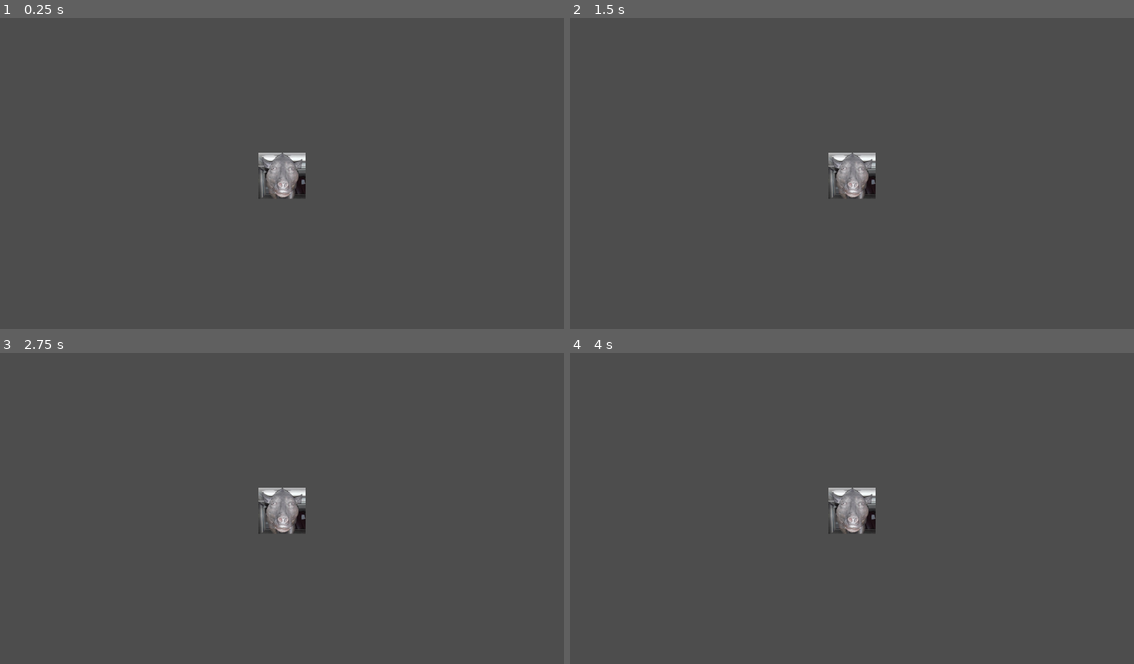
Above: before the commit, frames 1-4 (two rows, left to right).
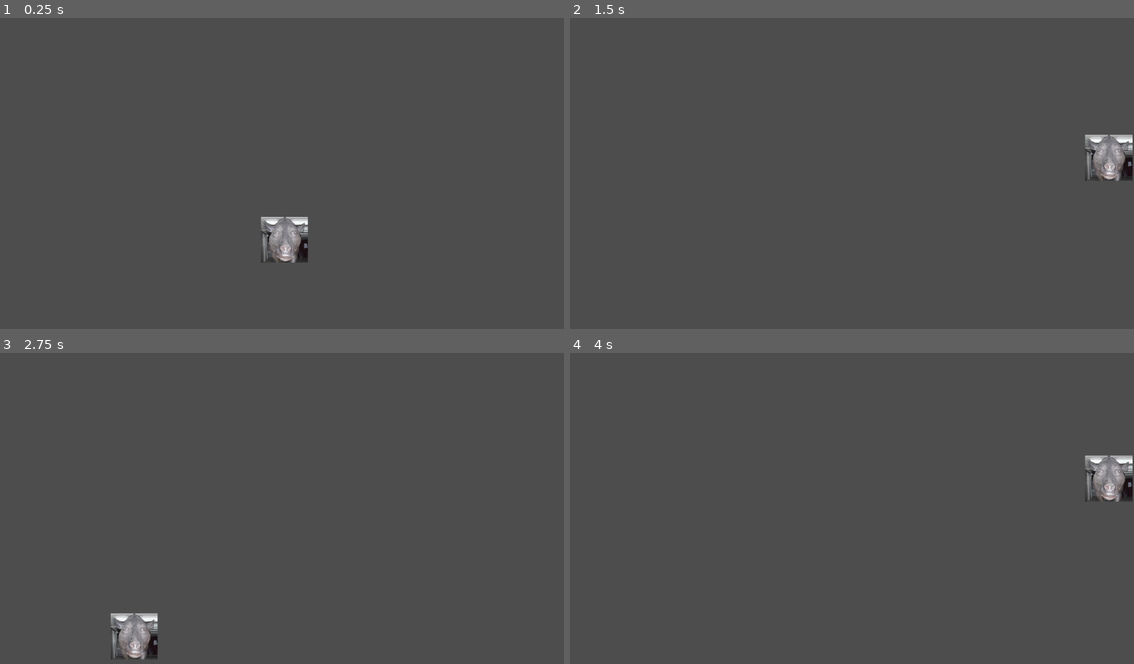
Above: after the commit, the same moments.

Repository: synthwaveblues/2D-Game
Game: Godot game, scene res://scenes/game.tscn
Same seed, same stepped clock (60 frames per second), same inputs: the game is played once before the commit and once after it.
Inputs:
- Up to frame 1 (0.25 s): no input
- Up to frame 2 (1.5 s): hold D (go_right) from 0.53 s (still down); tap Space (jump) at 0.6, 0.77, 1.07 s; tap E (get_stopped_near_wall) at 1.35 s
- Up to frame 3 (2.75 s): tap Space (jump) at 1.52, 1.55, 1.82, 2.1 s; release D (go_right) at 2.03 s; hold A (go_left) from 2.03 s (still down)
- Up to frame 4 (4 s): release A (go_left) at 2.78 s; hold D (go_right) from 2.78 s (still down); tap E (get_stopped_near_wall) at 2.85 s; tap Space (jump) at 3.02, 3.05, 3.32, 3.6, 3.77 s

The runs differ from the first frame. In frame 1, 2.0% of the frame differs, in the area x 45-55%, y 43-79%; in frame 2, 2.1%, in the area x 45-100%, y 37-59%; in frame 3, 2.1%; in frame 4, 2.1%.
Error before the commit: Parse Error: Identifier "direction" not declared in the current scope. (res://scripts/player.gd:49)

Commit message:
Update player.gd

Diff:
--- a/scripts/player.gd
+++ b/scripts/player.gd
@@ -8,6 +8,8 @@
 var dodge_direction = 1;
 var spaces = 0
 var allowDodge = 0
+var temp = 0;
+var start_position = 0
 
 @onready var ray_cast_2d_right = $RayCast2DRight
 @onready var ray_cast_2d_left = $RayCast2DLeft
@@ -15,6 +17,11 @@
 func _ready():
 	ray_cast_2d_right.enabled = true
 	ray_cast_2d_left.enabled = true
+	start_position = position.x
+
+func _process(delta):
+	position.x += 5 * delta
+
 
 func _physics_process(delta):
 	handle_gravity(delta)
@@ -46,9 +53,10 @@
 
 func handle_dodge(delta):
 	if allowDodge == 1 and Input.is_action_just_pressed("jump"):
-		position.x += 50 * direction  # Dodge movement
+		temp = 1
+		allowDodge = 0
 		spaces = 0  # Reset spaces after dodge
-		allowDodge = 0
+
 
 func handle_wall_interactions(delta):
 	if (ray_cast_2d_left.is_colliding() or ray_cast_2d_right.is_colliding()) and is_on_wall() and not is_on_floor():
